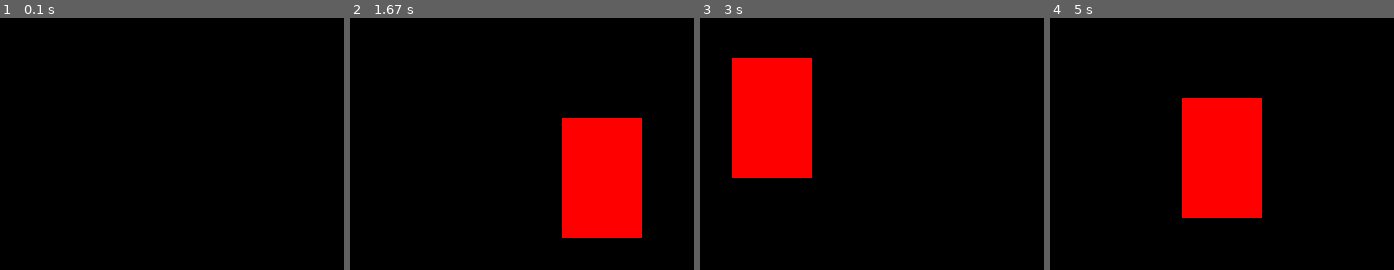
Above: before the commit, frames 1-4 (left to right).
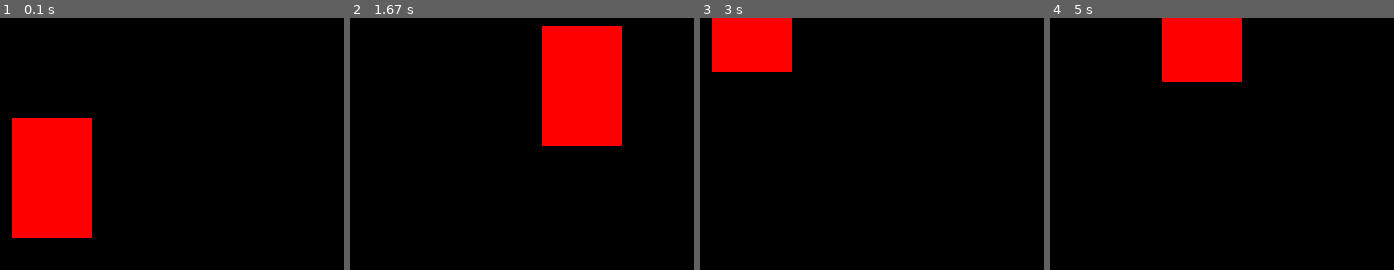
Above: after the commit, the same moments.

Repository: SkellXC/PyGame
Game: pygame game, started from main.py
Same seed, same stepped clock (60 frames per second), same inputs: the game is played once before the commit and once after it.
Inputs:
- Up to frame 1 (0.1 s): no input
- Up to frame 2 (1.67 s): tap Space at 0.33, 0.73, 1.03, 1.23, 1.53 s; hold Right 0.67-1.13 s; hold Right 1.17-1.63 s
- Up to frame 3 (3 s): hold Left 1.67-2.2 s; tap Space at 1.73, 2.03, 2.3, 2.73 s; hold Left 2.23-2.63 s; hold Up from 2.67 s (still down)
- Up to frame 4 (5 s): release Up at 3.03 s; hold Right 3.07-3.7 s; tap Space at 3.13, 3.43, 3.8, 4.2, 4.5, 4.7 s; hold Down 3.73-4.1 s; hold Left 4.13-4.6 s; hold Right from 4.63 s (still down)

The runs differ from the first frame. In frame 1, 11% of the frame differs, in the area x 3-27%, y 39-88%; in frame 2, 18%, in the area x 55-85%, y 3-88%; in frame 3, 14%; in frame 4, 17%.

Commit message:
added a jump featuer

Diff:
--- a/main.py
+++ b/main.py
@@ -9,12 +9,14 @@
 
 x, y = 50,50# Place where the character is created
 width,height = 40,60# Character size
-velo = 10# Character velocity
+velo = 5# Character velocity
 
 run = True
+jump = False
+jumpHeight = 10
 
 while run:# Mainloop
-    pygame.time.delay(100)# Equivilent of a tick in mc. In MS.
+    pygame.time.delay(50)# Equivilent of a tick in mc. In MS.
     # Events = Keyboard/mouse etc
 
     for event in pygame.event.get(): # Keyboard/mouse movements that have occured in this tick
@@ -28,13 +30,33 @@
     if keys[pygame.K_RIGHT] and x < winWidth - width - velo:
         # Character would otherwise be just 1 character outside the width
         x += velo
-    if keys[pygame.K_UP] and y > velo:
-        y -= velo
-    if keys[pygame.K_DOWN] and y < 500 - height - velo:
-        y += velo
+    if (not jump):
+
+        if keys[pygame.K_UP] and y > velo:
+            y -= velo
+        if keys[pygame.K_DOWN] and y < 500 - height - velo:
+            y += velo
+        if keys[pygame.K_SPACE]:
+            jump = True
+        '''Uses a quadratic equation, f(k), to move the character in an arc
+        jump is 20 iterations long. for each iteration N, move f(N) positions in the y
+        direction. For the first half, move it upwards and in the second half move it back
+        down (hence why nec becomes negative)
+        '''
+
+    else:
+        if jumpHeight >= -10:
+            #neg = 1 if jumpHeight >= -20 else -1
+            neg = 1
+            if jumpHeight < 0:
+                neg = -1
+            y -= (jumpHeight **2) * 0.25 * neg
+            jumpHeight -=1
+        else:
+            jump = False
+            jumpHeight = 10
 
     window.fill((0,0,0)) #Gets rid of the old stuff?
-
     pygame.draw.rect(window, (255,0,0), (x,y,width,height))# Creates a rectangle. More in website
     pygame.display.update()# Refresh screen. Same as C#
 
--- /dev/null
+++ b/sandbox.py
@@ -0,0 +1,4 @@
+jump = 10
+
+neg = int(jump<0)
+print(neg)
